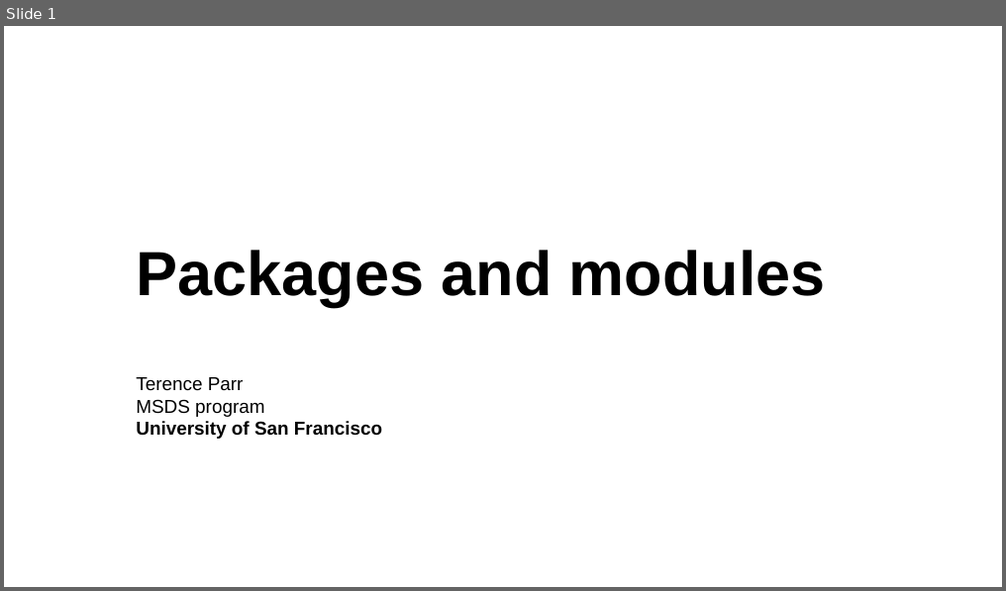
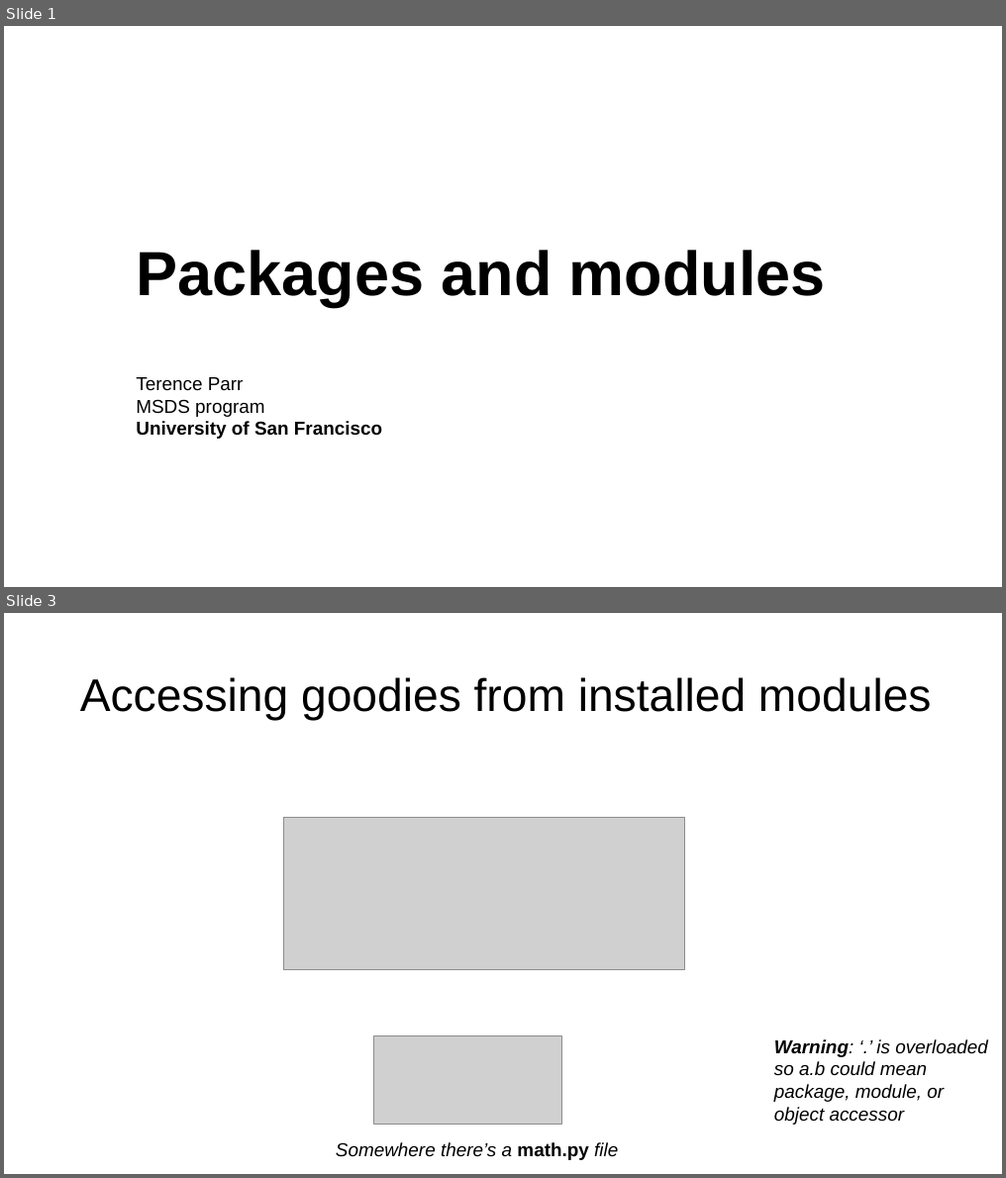
Before and after one commit to parrt/msds501, a slide deck: slides/packages.pptx. Shown one above the other, each under a label of ours: slide 1 before the commit, slides 1 and 3 after it; the slides between them are not shown. The pictures are 1006x591 and 1006x1178 pixels, drawn with LibreOffice and Linux fonts; fonts in the diff are those of the drawing; grey boxes stand for pictures; background and template pictures are left out. Boxes give left, top, right and bottom in pixels: in the first picture for what was removed or moved away, otherwise in the second. Text is boxed around its words. In the diff, an @@ line names an element or a change of style, - is before the commit and + after.

```diff
--- a/slides/packages.pptx
+++ b/slides/packages.pptx
@@ slide 3 added at [4, 613, 1002, 1174], background #FFFFFF @@
@@ title added at [80, 677, 932, 721], 44 pt, text #000000 @@
+Accessing goodies from installed modules
@@ picture added at [283, 817, 684, 970] @@
@@ picture added at [374, 1036, 561, 1124] @@
@@ text added at [774, 1040, 987, 1125], 18 pt, text #000000, italic @@
+Warning: ‘.’ is overloaded so a.b could mean package, module, or object accessor
@@ text added at [336, 1143, 618, 1160], 18 pt, text #000000, italic @@
+Somewhere there’s a math.py file
```
Also in this commit, not shown: 1 slide changed, 6 other slides added, 1 slide removed, 2 other files.
